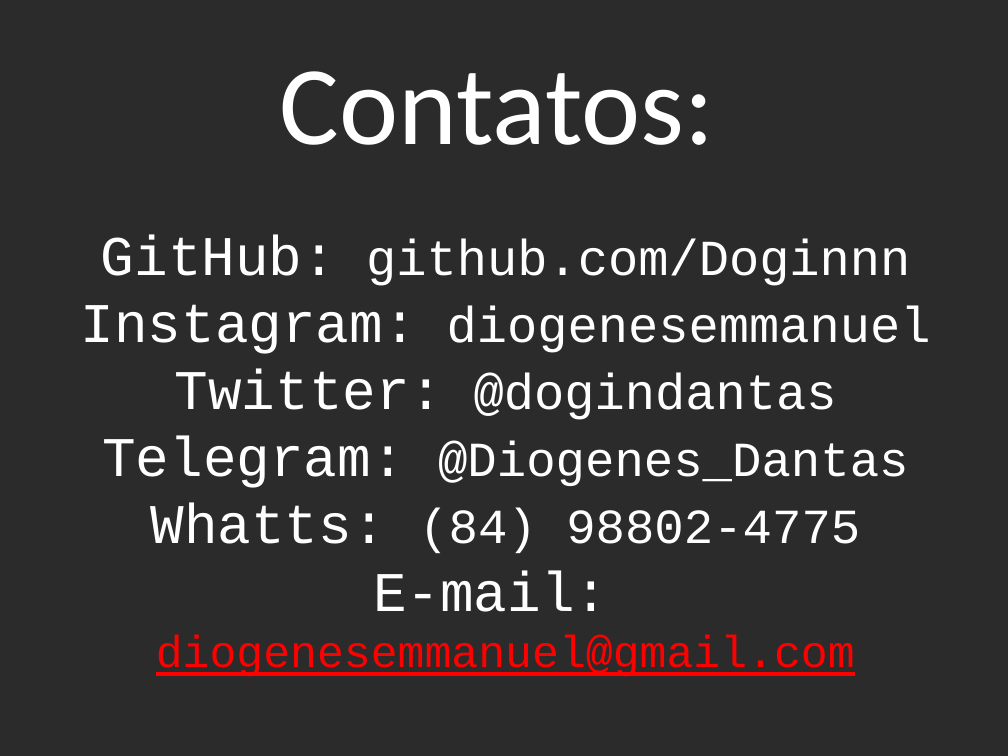
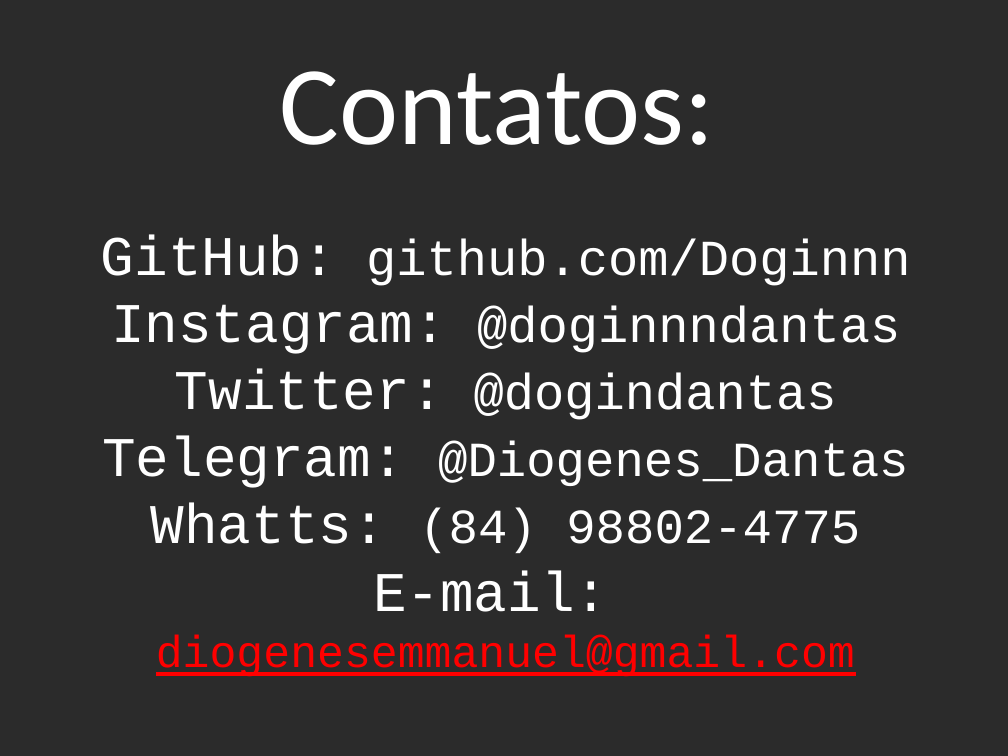
Before and after one commit to Doginnn/Palestras, a slide deck: slide 19 of 2ª Palestra - Flisol 2018.odp. Drawn at 1008x756 pixels with LibreOffice and Linux fonts; fonts in the diff are those of the drawing; background and template pictures are left out; a plain dark background stands for a picture behind light text. Boxes give left, top, right and bottom in pixels: in the first picture for what was removed or moved away, otherwise in the second. Text is boxed around its words. In the diff, an @@ line names an element or a change of style, - is before the commit and + after.

```diff
--- a/2ª Palestra - Flisol 2018.odp
+++ b/2ª Palestra - Flisol 2018.odp
@@ text "GitHub: github.com/Doginnn" moved from (x1=81, y1=235, x2=931, y2=677) to (x1=101, y1=235, x2=910, y2=677) @@
@@ text at (x1=111, y1=304, x2=900, y2=354): text changed @@
-Instagram: diogenesemmanuel
+Instagram: @doginnndantas
```
Also in this commit, not shown: 2 other slides changed, 2 other files.
